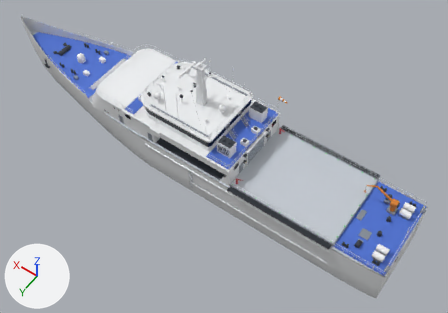
Renders of the glTF model public/models/brp-gabriela-silang.glb from each side of a commit.
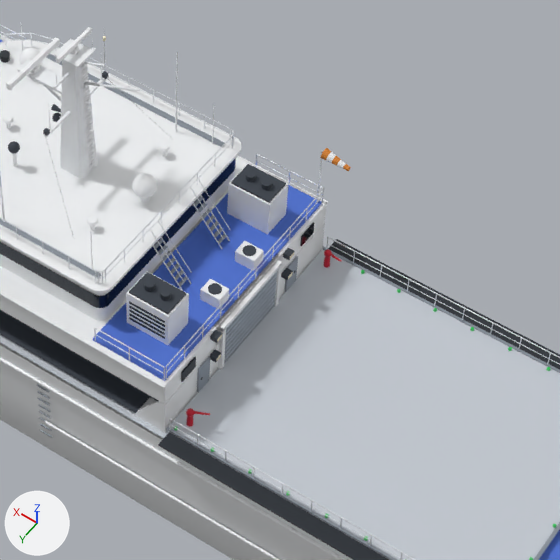
There are two pictures of each version: one whole from a 50 mm lens placed at (-47.4, 56.2, 90.7), pointed at (-8.7, 2.0, 5.5), one close up on the part from 40% to 79% of the width and 16% to 72% of the height. The axes (+X, +Y, +Z) are drawn at lower left. The lights are the same throughout. The first two pictures are the older version. Vertices at exactly the same position are counted once.

The first close-up shows 'BayAftWalls', 'Bridge', 'BridgeRoof', 'BridgeWindows', 'Details', 'Fittings', 'Hull', 'Mast', 'Railings', 'SternDetails', 'SuperDetails', 'Superstructure' and 4 more.
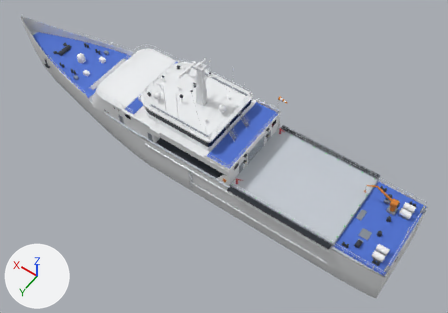
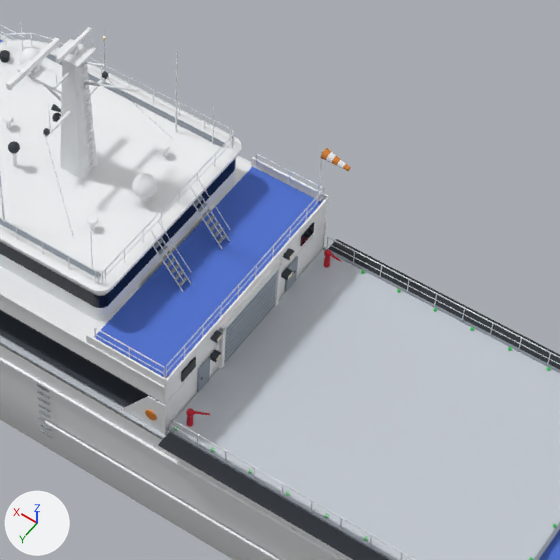
Commit message: Match the 3D BRP Gabriela Silang's aft superstructure to photos

Edits to the bpy script that builds the scene:
```text
Change me_details:
    used by ob_details; location = (0.0, 0.0, 0.0)
    remove me_details.from_pydata(...)  # 1570 vertices, 2436 faces; spans x -41.9..33.8, y -8.6..8.6, z 1.2..14.1
    add me_details.from_pydata(...)  # 1346 vertices, 2060 faces; spans x -41.9..33.8, y -8.6..8.6, z 1.2..9.5
    me_details part 1: 18 loose pieces with 224 vertices, spanning x -12.4..-9.8, y -5.5..5.5, z 11.3..14.1, are deleted
Change me_superdetails:
    used by ob_superdetails; location = (0.0, 0.0, 0.0)
    remove me_superdetails.from_pydata(...)  # 1774 vertices, 2444 faces; spans x -13.7..14.0, y -7.7..7.7, z 11.1..17.0
    add me_superdetails.from_pydata(...)  # 1694 vertices, 2300 faces; spans x -13.7..14.0, y -7.7..7.7, z 11.1..17.0
    me_superdetails part 2: the loose piece of 32 vertices spanning x -13.0..-12.2, y -2.0..-1.2, z 12.1..12.2 is deleted
    me_superdetails part 3: the loose piece of 32 vertices spanning x -13.0..-12.2, y 1.2..2.0, z 12.1..12.2 is deleted
    me_superdetails part 4: the loose piece of 8 vertices spanning x -13.2..-12.0, y 1.2..2.0, z 11.4..12.1 is deleted
    me_superdetails part 5: the loose piece of 8 vertices spanning x -13.2..-12.0, y -2.0..-1.2, z 11.4..12.1 is deleted
Add me_aftsuperstructure:
    me_aftsuperstructure.from_pydata(...)  # 112 vertices, 196 faces; spans x -13.8..-8.8, y -7.7..7.7, z 7.0..11.8
    # faces by material slot: [60, 136]
    me_aftsuperstructure.materials.append(mat_white)  # white #f2f4f6
    me_aftsuperstructure.materials.append(mat_orange)  # orange #d9822b
Add ob_aftsuperstructure:
    ob_aftsuperstructure = bpy.data.objects.new('AftSuperstructure', me_aftsuperstructure)
    ob_aftsuperstructure.location = (0.0, 0.0, 0.0)
```

What differs and where, as boxes [x1, y1, x2, y2] in the close-ups (560 x 560 px):
'Details', reshaped: before [0, 163, 560, 560]; after [0, 239, 560, 560]
'AftSuperstructure', added: after [86, 157, 329, 434]
    faces in mat_white (white #f2f4f6): [86, 157, 329, 434]
part 1 of me_details, deleted: before [126, 163, 288, 345]
part 2 of me_superdetails, deleted: before [243, 245, 256, 256]
part 3 of me_superdetails, deleted: before [208, 283, 222, 295]
part 4 of me_superdetails, deleted: before [200, 279, 229, 309]
part 5 of me_superdetails, deleted: before [235, 241, 264, 271]
